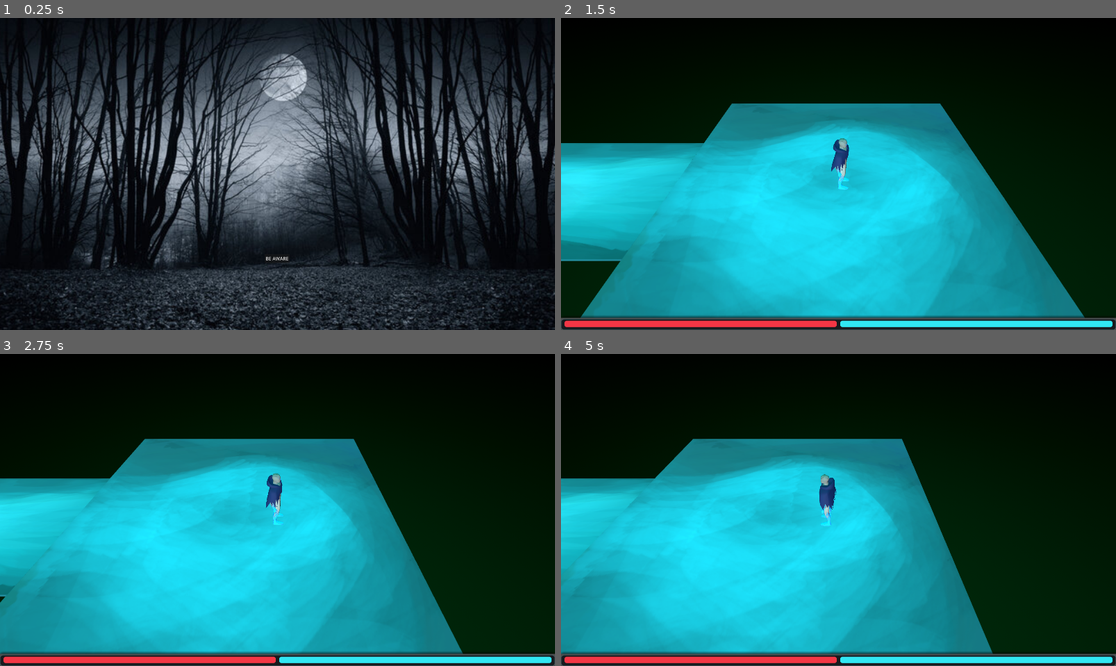
Above: before the commit, frames 1-4 (two rows, left to right).
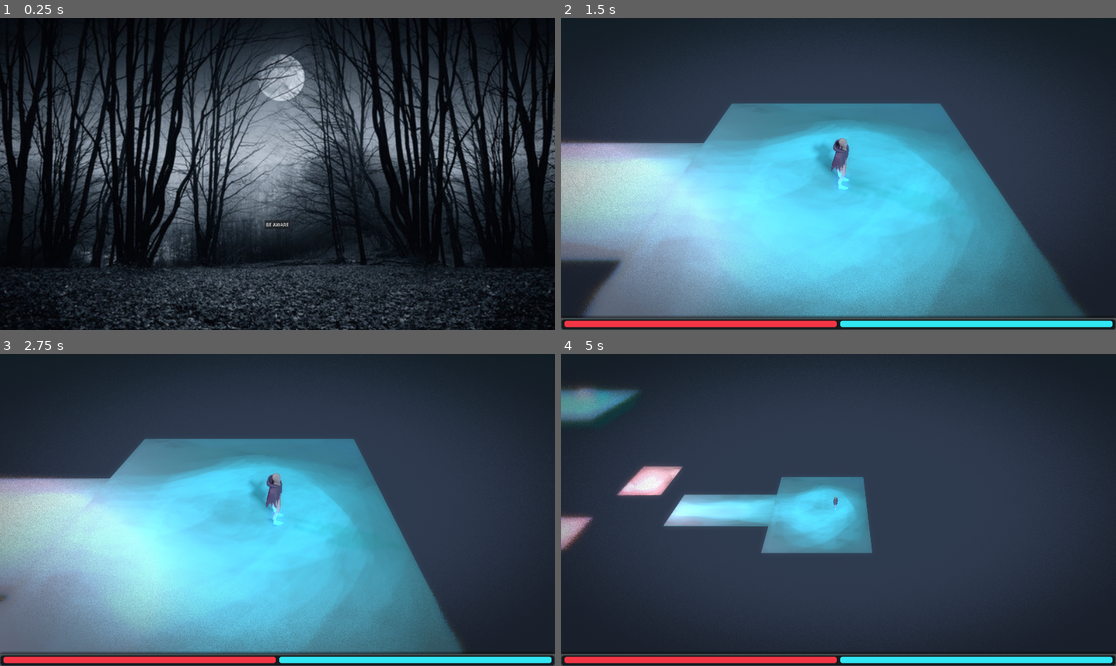
Above: after the commit, the same moments.

Repository: 1p22geo/AWARE_v0
Game: Godot game, scene res://scenes/UI/MainMenu/MainMenu.tscn
The game is run twice, just before and just after one commit, with the same random seed, the same clock (stepped at 60 frames per second) and the same inputs.
Inputs (mouse positions are in pixels of both pictures, inside the frame that each line leads up to):
- Up to frame 1 (0.25 s): no input
- Up to frame 2 (1.5 s): click "BE AWARE" at 0.5 s; tap Enter at 1.25 s; move the mouse to (960, 158) at 1.27 s; hold D (move_right) from 1.28 s (still down); hold Shift from 1.28 s (still down); click (960, 158) at 1.42 s
- Up to frame 3 (2.75 s): tap Space (jump) at 1.52 s; release D (move_right) at 2 s; release Shift at 2 s; drag from (166, 525) to (249, 572) at 2.02 s
- Up to frame 4 (5 s): move the mouse to (894, 441) at 2.77 s; hold D (move_right) 2.78-3.5 s; tap Ctrl at 2.85 s; click (894, 441) at 2.92 s; drag from (810, 572) to (672, 463) at 3.52 s; move the mouse to (1005, 556) at 4.27 s; hold A (move_left) from 4.28 s (still down); tap Alt at 4.35 s; click (1005, 556) at 4.42 s; tap Space (jump) at 4.52 s; tap Tab (toggle_map, bound only after the commit) at 4.9 s

The runs differ from the first frame. In frame 1, 23% of the frame differs, in the area x 0-100%, y 0-100%; in frame 2, 96%; in frame 3, 96%; in frame 4, 96%, in the area x 0-100%, y 0-97%.

Commit message:
Add files via upload

Diff:
--- a/project.godot
+++ b/project.godot
@@ -69,7 +69,8 @@
 "events": [Object(InputEventKey,"resource_local_to_scene":false,"resource_name":"","device":-1,"window_id":0,"alt_press …(192 unchanged characters)…
 ]
 }
-
-[rendering]
-
-renderer/rendering_method="mobile"
+toggle_map={
+"deadzone": 0.2,
+"events": [Object(InputEventKey,"resource_local_to_scene":false,"resource_name":"","device":-1,"window_id":0,"alt_pressed":false,"shift_pressed":false,"ctrl_pressed":false,"meta_pressed":false,"pressed":false,"keycode":0,"physical_keycode":4194306,"key_label":0,"unicode":0,"location":0,"echo":false,"script":null)
+]
+}
--- a/scenes/Player/Player.tscn
+++ b/scenes/Player/Player.tscn
@@ -1,16 +1,17 @@
-[gd_scene load_steps=9 format=3 uid="uid://caa1sxepyuvi0"]
+[gd_scene load_steps=16 format=3 uid="uid://caa1sxepyuvi0"]
 
-[ext_resource type="Script" uid="uid://df6v41m8eun65" path="res://src/core/components/health_component.gd" id="1_health"]
 [ext_resource type="Script" uid="uid://d1igv2r1bo2ul" path="res://src/core/MovementComponent.gd" id="1_bvqhm"]
+[ext_resource type="Script" uid="uid://d31wigai530m1" path="res://src/core/components/health_component.gd" id="1_health"]
 [ext_resource type="Script" uid="uid://dh3hdeu86f251" path="res://src/core/PlayerController.gd" id="2_ved6o"]
-[ext_resource type="Script" uid="uid://dghlyg1isb2v5" path="res://src/core/components/component_manager.gd" id="3_comp_mgr"]
+[ext_resource type="Script" uid="uid://fu5b4dacf15k" path="res://src/core/components/component_manager.gd" id="3_comp_mgr"]
 [ext_resource type="PackedScene" uid="uid://celxmljo2squ6" path="res://scenes/Player/jimmy.glb" id="3_ved6o"]
 [ext_resource type="Script" uid="uid://4t18gpei6jwu" path="res://src/camera/ThirdPersonCamera.gd" id="3_xcisb"]
+[ext_resource type="Script" uid="uid://xh0td0trnoks" path="res://src/core/components/synergy_data.gd" id="4_qt7jd"]
+[ext_resource type="Material" uid="uid://capa7d7o0ucpu" path="res://scenes/Player/jimmy-shadermaterial.tres" id="4_xcisb"]
 [ext_resource type="Resource" uid="uid://cyk2m8v3j6x7n" path="res://scenes/components/synergy_attack_health.tres" id="5_syn"]
 [ext_resource type="Resource" uid="uid://dj4m8v3n1p7q2" path="res://scenes/components/synergy_jump_regen.tres" id="6_syn"]
 [ext_resource type="Resource" uid="uid://b8v3m2p7q5n1r" path="res://scenes/components/synergy_armor_regen.tres" id="7_syn"]
 [ext_resource type="Resource" uid="uid://c7m5n1p2q3r4s" path="res://scenes/components/synergy_core_speed.tres" id="8_syn"]
-[ext_resource type="Material" uid="uid://capa7d7o0ucpu" path="res://scenes/Player/jimmy-shadermaterial.tres" id="4_xcisb"]
 
 [sub_resource type="CapsuleMesh" id="CapsuleMesh_socpp"]
 
@@ -34,7 +35,7 @@
 player_body = NodePath("..")
 health_component = NodePath("../HealthComponent")
 movement_component = NodePath("../MovementComponent")
-synergies = Array[Resource]([ExtResource("5_syn"), ExtResource("6_syn"), ExtResource("7_syn"), ExtResource("8_syn")])
+synergies = Array[ExtResource("4_qt7jd")]([ExtResource("5_syn"), ExtResource("6_syn"), ExtResource("7_syn"), ExtResource("8_syn")])
 
 [node name="PlayerController" type="Node" parent="Player" node_paths=PackedStringArray("body", "camera")]
 script = ExtResource("2_ved6o")
@@ -105,7 +106,7 @@
 transform = Transform3D(1, 0, 0, 0, 1, 0, 0, 0, 1, 6.2063856, 0, 0)
 
 [node name="Camera3D" type="Camera3D" parent="CameraRig" node_paths=PackedStringArray("target")]
-transform = Transform3D(-4.371139e-08, -0.8660255, 0.49999988, 0, 0.49999988, 0.8660255, -1, 3.7855177e-08, -2.1855689e-08, -3.1827667, 5.502296, -0.118058205)
+transform = Transform3D(-4.371139e-08, -0.8660255, 0.49999988, 0, 0.49999988, 0.8660255, -1, 3.7855177e-08, -2.1855689e-08, -4.333061, 5.502296, -0.118058205)
 current = true
 size = 26.168
 script = ExtResource("3_xcisb")
--- a/scenes/UI/MainMenu/MainMenu.tscn
+++ b/scenes/UI/MainMenu/MainMenu.tscn
@@ -3,27 +3,40 @@
 [ext_resource type="Texture2D" uid="uid://b5d2yeopmjwaa" path="res://assets/bg.jpg" id="1_6quh8"]
 [ext_resource type="Script" uid="uid://3cae4swy37rg" path="res://scenes/UI/MainMenu/button.gd" id="2_7pemc"]
 
-[node name="MainMenu" type="Node2D"]
-
-[node name="TextureRect" type="TextureRect" parent="."]
+[node name="MainMenu" type="Control"]
+layout_mode = 3
 anchors_preset = 15
 anchor_right = 1.0
 anchor_bottom = 1.0
-offset_left = -2.0
-offset_top = -3.0
-offset_right = 1936.0
-offset_bottom = 1088.0
 grow_horizontal = 2
 grow_vertical = 2
+accessibility_name = "full rect"
+
+[node name="TextureRect" type="TextureRect" parent="."]
+layout_mode = 1
+anchors_preset = 15
+anchor_right = 1.0
+anchor_bottom = 1.0
+grow_horizontal = 2
+grow_vertical = 2
+mouse_default_cursor_shape = 5
 accessibility_name = "background"
 texture = ExtResource("1_6quh8")
 stretch_mode = 6
 
 [node name="Button" type="Button" parent="."]
-offset_left = 915.0
-offset_top = 817.0
-offset_right = 1003.0
-offset_bottom = 848.0
+layout_mode = 1
+anchors_preset = 8
+anchor_left = 0.5
+anchor_top = 0.5
+anchor_right = 0.5
+anchor_bottom = 0.5
+offset_left = -44.0
+offset_top = 160.0
+offset_right = 44.0
+offset_bottom = 191.0
+grow_horizontal = 2
+grow_vertical = 2
 accessibility_name = "start button"
 text = "BE AWARE"
 script = ExtResource("2_7pemc")
--- /dev/null
+++ b/scenes/levels/glitch.gdshader
@@ -0,0 +1,56 @@
+shader_type canvas_item;
+
+uniform float strength = 1.4;
+uniform float speed = 2.0;
+uniform float edge_start = 0.3;
+
+uniform float vignette_intensity = 0.45;
+uniform float vignette_start = 0.4;
+uniform float vignette_end = 0.9;
+uniform float vignette_distortion = 0.2;
+
+uniform sampler2D SCREEN_TEXTURE : hint_screen_texture, filter_linear_mipmap;
+
+void fragment() {
+    vec2 uv = SCREEN_UV;
+
+    // Distance from center, normalized to [0, 1]
+    float dist = distance(uv, vec2(0.5)) / length(vec2(0.5));
+
+    // Mask: only affect edges
+    float edge = smoothstep(edge_start, 1.0, dist);
+
+    // Time-based glitch signals
+    float t = TIME * speed;
+
+    // Horizontal glitch waves
+    float glitch_wave = sin(uv.y * 40.0 + t * 3.0) * 0.005;
+
+    // Random-ish noise
+    float noise = fract(sin(dot(uv * t, vec2(12.9898,78.233))) * 43758.5453);
+
+    // Combine distortions
+    float offset = (glitch_wave + (noise - 0.5) * 0.02) * edge * strength;
+
+    // Apply horizontal distortion
+    uv.x += offset;
+
+    // Optional RGB split (chromatic aberration)
+    vec4 col;
+    col.r = texture(SCREEN_TEXTURE, uv + vec2(offset * 0.5, 0.0)).r;
+    col.g = texture(SCREEN_TEXTURE, uv).g;
+    col.b = texture(SCREEN_TEXTURE, uv - vec2(offset * 0.5, 0.0)).b;
+    col.a = 1.0;
+
+    // Distorted Vignette
+    float distorted_dist = dist + (noise - 0.5) * vignette_distortion;
+    float vignette = smoothstep(vignette_start, vignette_end, distorted_dist);
+    col.rgb *= 1.0 - vignette * vignette_intensity;
+
+    COLOR = col;
+}
+
+//void light() {
+//	// Called for every pixel for every light affecting the CanvasItem.
+//	// Uncomment to replace the default light processing function with this one.
+//}
--- a/scenes/levels/world.tscn
+++ b/scenes/levels/world.tscn
@@ -1,28 +1,69 @@
-[gd_scene load_steps=8 format=3 uid="uid://b4bmrng7uonyc"]
+[gd_scene load_steps=10 format=3 uid="uid://b4bmrng7uonyc"]
 
 [ext_resource type="PackedScene" uid="uid://caa1sxepyuvi0" path="res://scenes/Player/Player.tscn" id="1_lfyvx"]
 [ext_resource type="PackedScene" uid="uid://e3fla7hhclw5" path="res://assets/MODELS/world1/eine_neues_welt_model.tscn" id="2_7k8c1"]
 [ext_resource type="PackedScene" uid="uid://bekrx0o22avha" path="res://src/characters/Enemies/Enemy1.tscn" id="2_w2p53"]
 [ext_resource type="Script" uid="uid://ulgfn1yqjmd2" path="res://src/core/ProjectileController.gd" id="3_lfyvx"]
+[ext_resource type="Shader" uid="uid://td1hesrm8th3" path="res://scenes/levels/glitch.gdshader" id="4_glitch"]
 
-[sub_resource type="ProceduralSkyMaterial" id="ProceduralSkyMaterial_7k8c1"]
-sky_top_color = Color(0.14117648, 0.5254902, 0.34117648, 1)
-sky_horizon_color = Color(0, 0.68235296, 1, 1)
-sky_curve = 0.36934325
-sky_energy_multiplier = 0.3
-ground_bottom_color = Color(1.7108977e-08, 0.020838784, 0.007898816, 1)
+[sub_resource type="ShaderMaterial" id="ShaderMaterial_glitch"]
+shader = ExtResource("4_glitch")
+shader_parameter/strength = 0.7
+shader_parameter/speed = 2.0
+shader_parameter/edge_start = 0.4
+shader_parameter/vignette_intensity = 0.45
+shader_parameter/vignette_start = 0.4
+shader_parameter/vignette_end = 0.9
+shader_parameter/vignette_distortion = 0.2
+
+[sub_resource type="ProceduralSkyMaterial" id="ProceduralSkyMaterial_w2p53"]
+sky_top_color = Color(0.10039287, 0.20019403, 0.23124209, 1)
+sky_horizon_color = Color(0.046541333, 0.17843229, 0.20671725, 1)
+sky_curve = 1.9494033
+ground_bottom_color = Color(0.22322297, 0.14309826, 0.3047093, 1)
 ground_horizon_color = Color(0, 0, 0, 1)
-ground_curve = 0.42224178
-energy_multiplier = 8.05
+ground_curve = 0.06964411
+sun_angle_max = 0.0
+sun_curve = 0.00013454311
 
-[sub_resource type="Sky" id="Sky_lfyvx"]
-sky_material = SubResource("ProceduralSkyMaterial_7k8c1")
+[sub_resource type="Sky" id="Sky_7xgas"]
+sky_material = SubResource("ProceduralSkyMaterial_w2p53")
+process_mode = 2
 
-[sub_resource type="Environment" id="Environment_w2p53"]
+[sub_resource type="Environment" id="Environment_gy5pc"]
 background_mode = 2
-sky = SubResource("Sky_lfyvx")
+sky = SubResource("Sky_7xgas")
+glow_enabled = true
+glow_bloom = 0.44
+fog_enabled = true
+fog_mode = 1
+fog_light_color = Color(0.077489115, 0.35746032, 0.4028017, 1)
+fog_light_energy = 0.83
+fog_sun_scatter = 0.46
+fog_density = 0.5054
+fog_aerial_perspective = 0.607
+fog_height = 0.8
+fog_height_density = 0.6513
+fog_depth_curve = 0.23325804
+fog_depth_begin = 53.0
+fog_depth_end = 1779.6
+adjustment_enabled = true
+adjustment_brightness = 0.74
+adjustment_saturation = 0.83
 
 [node name="World" type="Node3D"]
+
+[node name="GlitchEffect" type="CanvasLayer" parent="."]
+layer = 128
+
+[node name="ColorRect" type="ColorRect" parent="GlitchEffect"]
+material = SubResource("ShaderMaterial_glitch")
+anchors_preset = 15
+anchor_right = 1.0
+anchor_bottom = 1.0
+grow_horizontal = 2
+grow_vertical = 2
+accessibility_name = "shader"
 
 [node name="ProjectileController" type="Node" parent="."]
 unique_name_in_owner = true
@@ -35,9 +76,31 @@
 transform = Transform3D(1, 0, 0, 0, 1, 0, 0, 0, 1, 0, 3, 0)
 
 [node name="DirectionalLight3D" type="DirectionalLight3D" parent="."]
-transform = Transform3D(1, 0, 0, 0, 1, 0, 0, 0, 1, 6.374635, 0, 2.8749757)
+transform = Transform3D(0.7119541, -0.6095604, 0.34865063, 0.3404383, 0.7338541, 0.5878433, -0.6141848, -0.29982346, 0.72998834, 18.774185, 18.491755, 16.765146)
+light_color = Color(0.8953755, 0.87669873, 0.8813775, 1)
+light_energy = 1.19
+light_volumetric_fog_energy = 16.0
+light_angular_distance = 16.7
+light_specular = 4.959
+shadow_enabled = true
+directional_shadow_fade_start = 0.46
+directional_shadow_max_distance = 32.8
+sky_mode = 1
+
+[node name="DirectionalLight3D2" type="DirectionalLight3D" parent="."]
+transform = Transform3D(-0.33121142, 0.3687657, -0.8685107, -0.11545438, 0.89770913, 0.42519242, 0.9364664, 0.241102, -0.2547559, -30.204819, 18.491755, -10.60596)
+light_color = Color(0.59282887, 0.21831131, 0.31078166, 1)
+light_energy = 0.695
+light_indirect_energy = 1.485
+light_volumetric_fog_energy = 2.853
+light_angular_distance = 16.7
+light_specular = 7.433
+shadow_enabled = true
+directional_shadow_fade_start = 0.46
+directional_shadow_max_distance = 32.8
+sky_mode = 1
 
 [node name="eine_neues_Welt" parent="." instance=ExtResource("2_7k8c1")]
 
 [node name="WorldEnvironment" type="WorldEnvironment" parent="."]
-environment = SubResource("Environment_w2p53")
+environment = SubResource("Environment_gy5pc")
Not shown, added: scenes/levels/glitch.gdshader.uid
